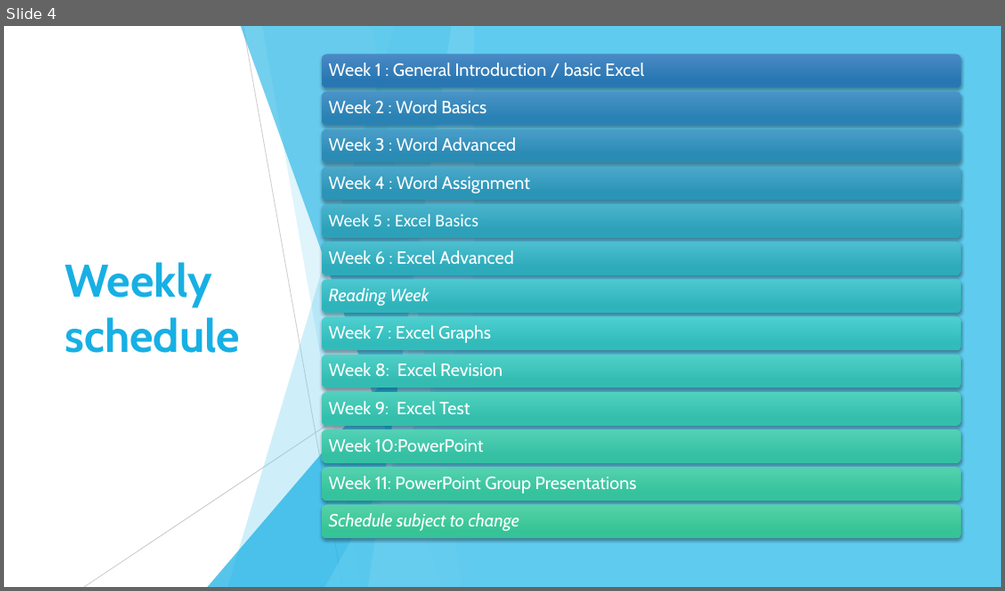
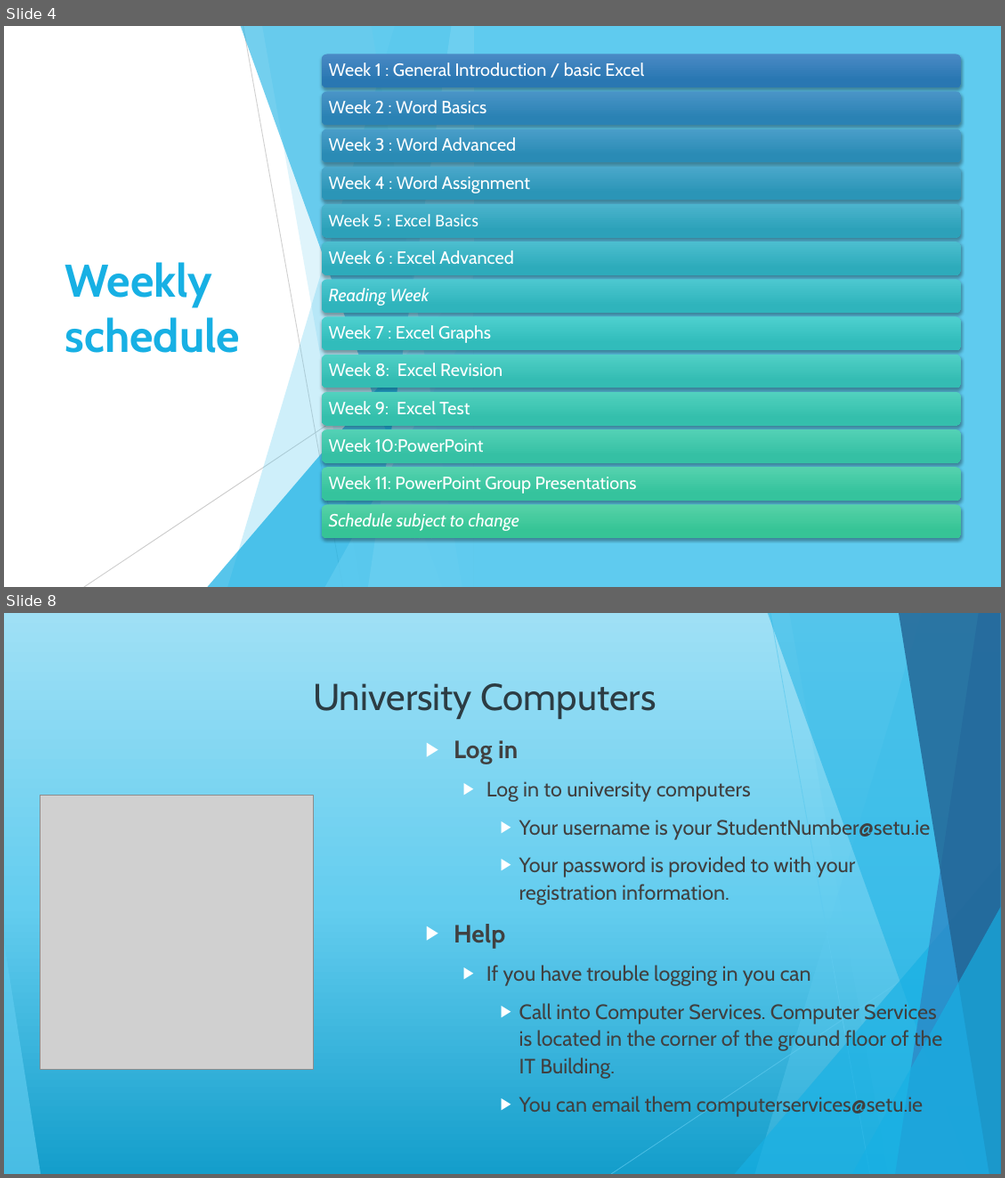
Before and after one commit to maireadmeagher/ICT-25, a slide deck: topic01-introduction-to-ICT/unit-1/talk-1/a-intro.pptx. Shown one above the other, each under a label of ours: slide 4 before the commit, slides 4 and 8 after it; the slides between them are not shown. The pictures are 1005x591 and 1005x1178 pixels, drawn with LibreOffice and Linux fonts; fonts in the diff are those of the drawing; grey boxes stand for pictures. Boxes give left, top, right and bottom in pixels: in the first picture for what was removed or moved away, otherwise in the second. Text is boxed around its words. In the diff, an @@ line names an element or a change of style, - is before the commit and + after.

```diff
--- a/topic01-introduction-to-ICT/unit-1/talk-1/a-intro.pptx
+++ b/topic01-introduction-to-ICT/unit-1/talk-1/a-intro.pptx
@@ slide 8 added at (4,613,1001,1174), background gradient #149ECB to #64CDEF to #9FE0F5; not listed: 10 template elements that a slide beside it also shows @@
@@ title added at (313,683,656,719), 36 pt, text #2C3C43 @@
+University Computers
@@ text added at (453,740,942,1117), 20 pt, text #404040 @@
+▶ Log in
+  ▶ Log in to university computers
+    ▶ Your username is your StudentNumber@setu.ie
+    ▶ Your password is provided to with your registration information.
+▶ Help
+  ▶ If you have trouble logging in you can
+    ▶ Call into Computer Services. Computer Services is located in the corner of the ground floor of the IT Building.
+    ▶ You can email them computerservices@setu.ie
@@ picture added at (40,795,314,1070) @@
```
Also in this commit, not shown: 2 slides changed, 14 other slides added, 2 other files.
